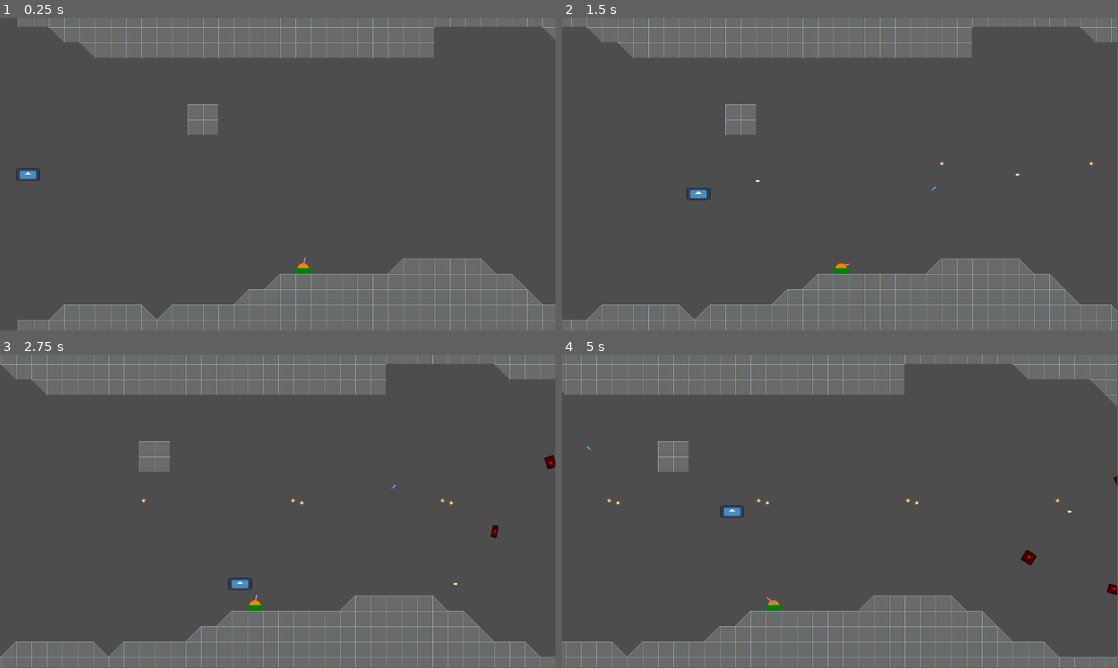
Above: before the commit, frames 1-4 (two rows, left to right).
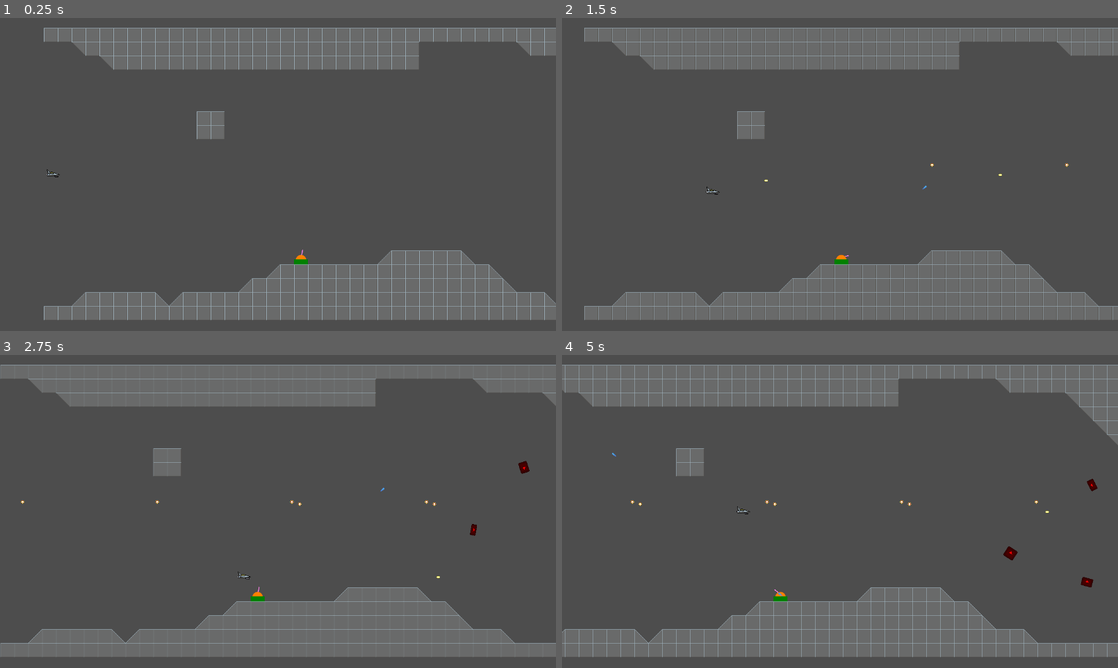
Above: after the commit, the same moments.

Repository: claesrosell/simple-shootemup
Game: Godot game, scene res://game.tscn
The game is run twice, just before and just after one commit, with the same random seed, the same clock (stepped at 60 frames per second) and the same inputs. The engine's default icon, where the game draws it, is replaced by a stand-in: a white triangle on a blue panel in a dark square.
Inputs:
- Up to frame 1 (0.25 s): no input
- Up to frame 2 (1.5 s): hold D (player1_right) 0.53-1.28 s; tap Space (player1_fire) at 0.6, 1.35 s; hold S (player1_down) from 1.28 s (still down)
- Up to frame 3 (2.75 s): release S (player1_down) at 2.03 s; hold D (player1_right) from 2.03 s (still down); tap Space (player1_fire) at 2.1 s
- Up to frame 4 (5 s): release D (player1_right) at 2.78 s; hold W (player1_up) 2.78-3.53 s; tap Space (player1_fire) at 2.85, 3.6, 4.35 s; hold A (player1_left) from 3.53 s (still down)
In our replay, the window is 799x449 before the commit and 800x450 after it. These sizes can differ from the game's own. Grey fills any space a smaller window leaves; there, only what the larger window draws over its background counts as a difference.

The runs differ from the first frame. In frame 1, 15% of the frame differs, in the area x 2-100%, y 0-100%; in frame 2, 16%; in frame 3, 16%; in frame 4, 17%, in the area x 0-100%, y 0-100%.

Commit message:
Improvements to enemy, project viewport and hero space plane

Diff:
--- a/enemy.tscn
+++ b/enemy.tscn
@@ -77,6 +77,60 @@
 "transitions": PackedFloat32Array(1),
 "update": 1,
 "values": [false]
+}
+
+[sub_resource type="Animation" id="Animation_iifgy"]
+resource_name = "death"
+length = 0.6
+tracks/0/type = "value"
+tracks/0/imported = false
+tracks/0/enabled = true
+tracks/0/path = NodePath("Sprite2D:visible")
+tracks/0/interp = 1
+tracks/0/loop_wrap = true
+tracks/0/keys = {
+"times": PackedFloat32Array(0),
+"transitions": PackedFloat32Array(1),
+"update": 1,
+"values": [false]
+}
+tracks/1/type = "value"
+tracks/1/imported = false
+tracks/1/enabled = true
+tracks/1/path = NodePath("GPUParticles2D:visible")
+tracks/1/interp = 1
+tracks/1/loop_wrap = true
+tracks/1/keys = {
+"times": PackedFloat32Array(0),
+"transitions": PackedFloat32Array(1),
+"update": 1,
+"values": [true]
+}
+tracks/2/type = "value"
+tracks/2/imported = false
+tracks/2/enabled = true
+tracks/2/path = NodePath("GPUParticles2D:emitting")
+tracks/2/interp = 1
+tracks/2/loop_wrap = true
+tracks/2/keys = {
+"times": PackedFloat32Array(0, 0.6),
+"transitions": PackedFloat32Array(1, 1),
+"update": 1,
+"values": [true, false]
+}
+tracks/3/type = "method"
+tracks/3/imported = false
+tracks/3/enabled = true
+tracks/3/path = NodePath(".")
+tracks/3/interp = 1
+tracks/3/loop_wrap = true
+tracks/3/keys = {
+"times": PackedFloat32Array(0.55),
+"transitions": PackedFloat32Array(1),
+"values": [{
+"args": [],
+"method": &"queue_free"
+}]
 }
 
 [sub_resource type="Animation" id="Animation_4gyqm"]
@@ -154,60 +208,6 @@
 "transitions": PackedFloat32Array(1),
 "update": 1,
 "values": [false]
-}
-
-[sub_resource type="Animation" id="Animation_iifgy"]
-resource_name = "death"
-length = 0.6
-tracks/0/type = "value"
-tracks/0/imported = false
-tracks/0/enabled = true
-tracks/0/path = NodePath("Sprite2D:visible")
-tracks/0/interp = 1
-tracks/0/loop_wrap = true
-tracks/0/keys = {
-"times": PackedFloat32Array(0),
-"transitions": PackedFloat32Array(1),
-"update": 1,
-"values": [false]
-}
-tracks/1/type = "value"
-tracks/1/imported = false
-tracks/1/enabled = true
-tracks/1/path = NodePath("GPUParticles2D:visible")
-tracks/1/interp = 1
-tracks/1/loop_wrap = true
-tracks/1/keys = {
-"times": PackedFloat32Array(0),
-"transitions": PackedFloat32Array(1),
-"update": 1,
-"values": [true]
-}
-tracks/2/type = "value"
-tracks/2/imported = false
-tracks/2/enabled = true
-tracks/2/path = NodePath("GPUParticles2D:emitting")
-tracks/2/interp = 1
-tracks/2/loop_wrap = true
-tracks/2/keys = {
-"times": PackedFloat32Array(0, 0.6),
-"transitions": PackedFloat32Array(1, 1),
-"update": 1,
-"values": [true, false]
-}
-tracks/3/type = "method"
-tracks/3/imported = false
-tracks/3/enabled = true
-tracks/3/path = NodePath(".")
-tracks/3/interp = 1
-tracks/3/loop_wrap = true
-tracks/3/keys = {
-"times": PackedFloat32Array(0.55),
-"transitions": PackedFloat32Array(1),
-"values": [{
-"args": [],
-"method": &"queue_free"
-}]
 }
 
 [sub_resource type="AnimationLibrary" id="AnimationLibrary_iifgy"]
--- a/hero.tscn
+++ b/hero.tscn
@@ -1,11 +1,10 @@
 [gd_scene load_steps=4 format=3 uid="uid://bken1xn8w0mgd"]
 
-[ext_resource type="Texture2D" uid="uid://bxm2wdbpin4ri" path="res://icon.svg" id="1_780bu"]
 [ext_resource type="Script" uid="uid://ca88qq3f20ygf" path="res://hero.gd" id="1_p1r5x"]
+[ext_resource type="Texture2D" uid="uid://bksx7jjoocgto" path="res://art/spaceplane.png" id="2_p1r5x"]
 
 [sub_resource type="CapsuleShape2D" id="CapsuleShape2D_p1r5x"]
-radius = 12.0
-height = 50.0
+height = 38.0
 
 [node name="Hero" type="CharacterBody2D"]
 collision_layer = 2
@@ -13,9 +12,9 @@
 script = ExtResource("1_p1r5x")
 
 [node name="Sprite2D" type="Sprite2D" parent="."]
-scale = Vector2(0.390625, 0.19726563)
-texture = ExtResource("1_780bu")
+texture = ExtResource("2_p1r5x")
 
 [node name="CollisionShape2D" type="CollisionShape2D" parent="."]
+position = Vector2(0, -4)
 rotation = 1.5707964
 shape = SubResource("CapsuleShape2D_p1r5x")
--- a/project.godot
+++ b/project.godot
@@ -14,6 +14,12 @@
 run/main_scene="uid://tx5m0wg5s6or"
 config/features=PackedStringArray("4.5", "Forward Plus")
 config/icon="res://icon.svg"
+
+[display]
+
+window/size/viewport_width=1280
+window/size/viewport_height=720
+window/stretch/mode="viewport"
 
 [input]
 
Binary file added: art/spaceplane.aseprite
Binary file added: art/spaceplane.png
Not shown, added: art/spaceplane.png.import
